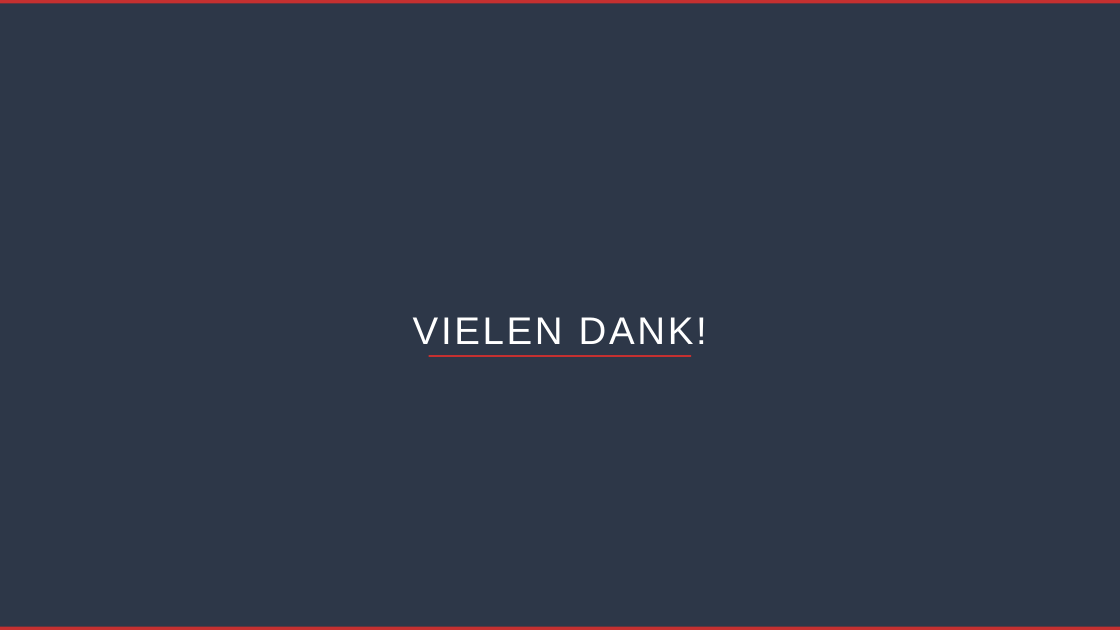
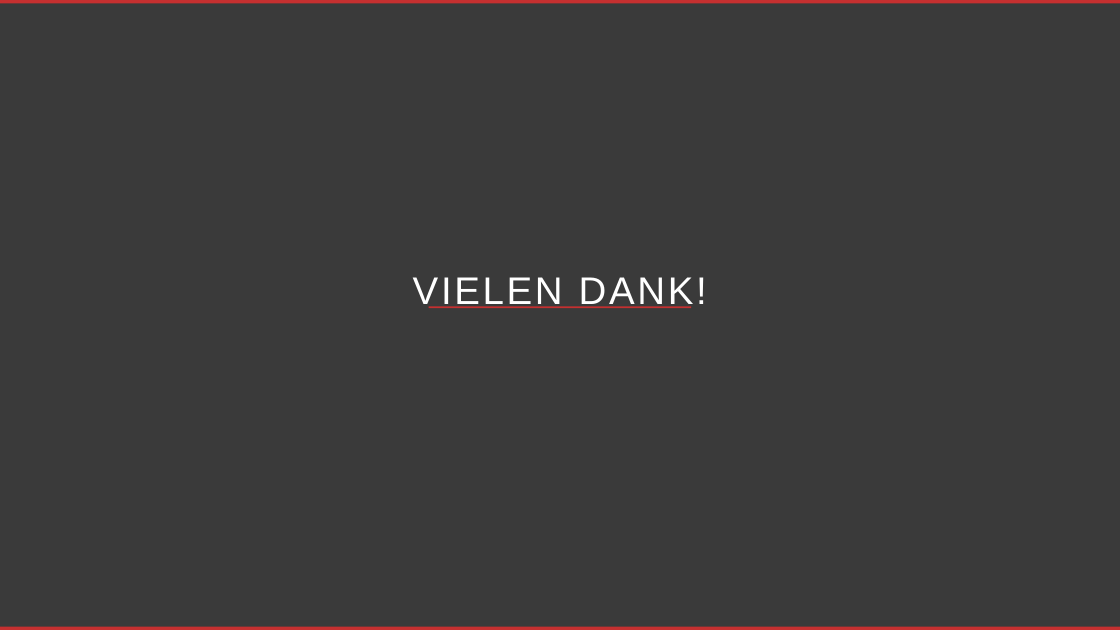
Before and after one commit to codesamu/htl4, a slide deck: slide 18 of mtrs/Der Gleichrichter.pptx. Drawn at 1120x630 pixels with LibreOffice and Linux fonts; fonts in the diff are those of the drawing. Boxes give left, top, right and bottom in pixels: in the first picture for what was removed or moved away, otherwise in the second. Text is boxed around its words. In the diff, an @@ line names an element or a change of style, - is before the commit and + after.

```diff
--- a/mtrs/Der Gleichrichter.pptx
+++ b/mtrs/Der Gleichrichter.pptx
@@ background #2D3748 to #3A3A3A @@
@@ text "VIELEN DANK!" rewrapped from [413,317,707,344] to [413,277,707,308] @@
@@ rectangle: place and size @@
-rectangle at [429,355,692,357]
+rectangle at [429,306,692,308]
```
Also in this commit, not shown: 13 other slides changed, 1 slide added, 1 slide removed.
